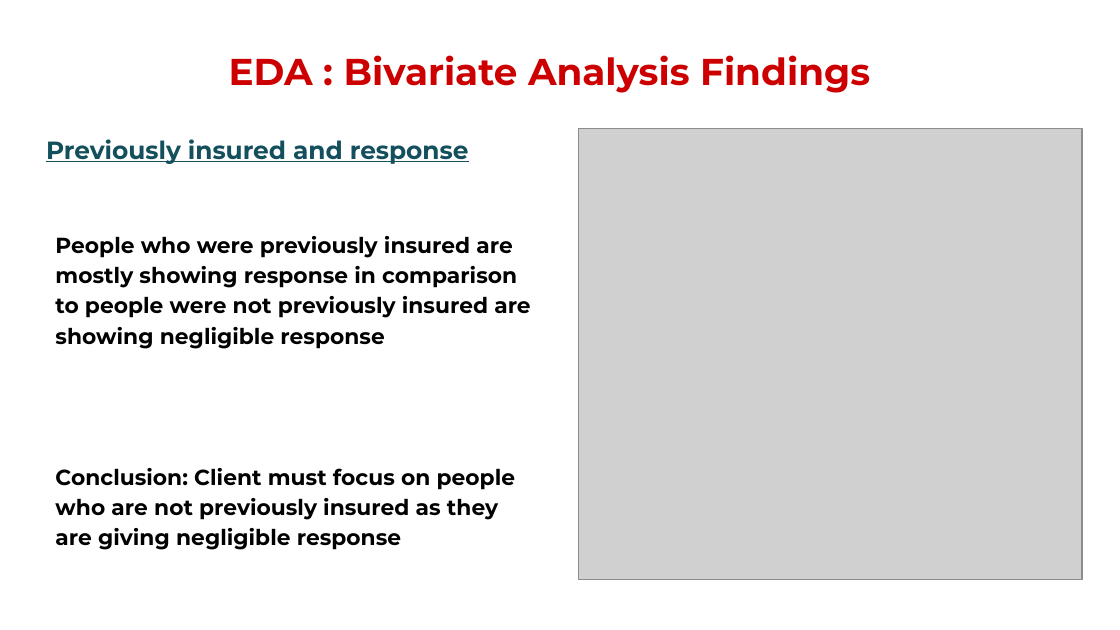
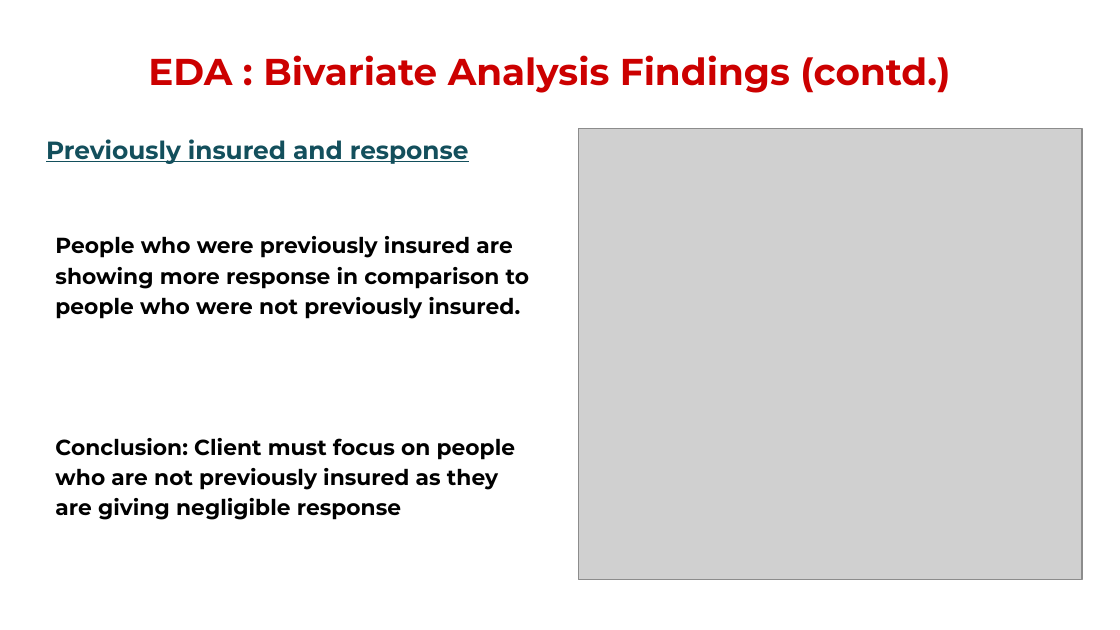
Before and after one commit to chandrakar-shubham/health-insurance-cross-sell-prediction, a slide deck: slide 11 of Project_presentation.pptx. Drawn at 1120x630 pixels with LibreOffice and Linux fonts; fonts in the diff are those of the drawing; grey boxes stand for pictures; background and template pictures are left out. Boxes give left, top, right and bottom in pixels: in the first picture for what was removed or moved away, otherwise in the second. Text is boxed around its words. In the diff, an @@ line names an element or a change of style, - is before the commit and + after.

```diff
--- a/Project_presentation.pptx
+++ b/Project_presentation.pptx
@@ text at bbox=[148, 55, 950, 93]: text changed @@
-EDA : Bivariate Analysis Findings
+EDA : Bivariate Analysis Findings (contd.)
@@ text at bbox=[55, 236, 529, 319]: text changed @@
-People who were previously insured are mostly showing response in comparison to people were not previously insured are showing negligible response
+People who were previously insured are showing more response in comparison to people who were not previously insured.
```
Also in this commit, not shown: 10 other slides changed, 3 slides added.
